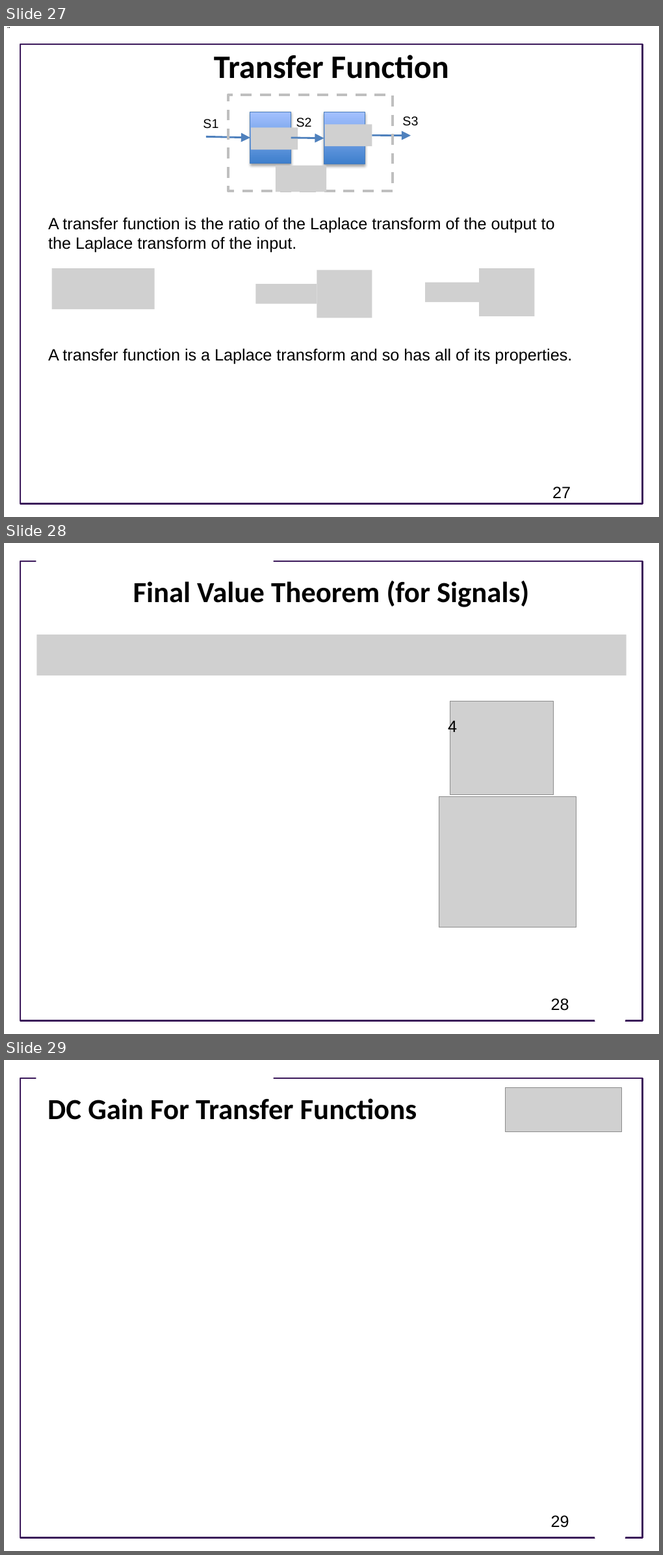
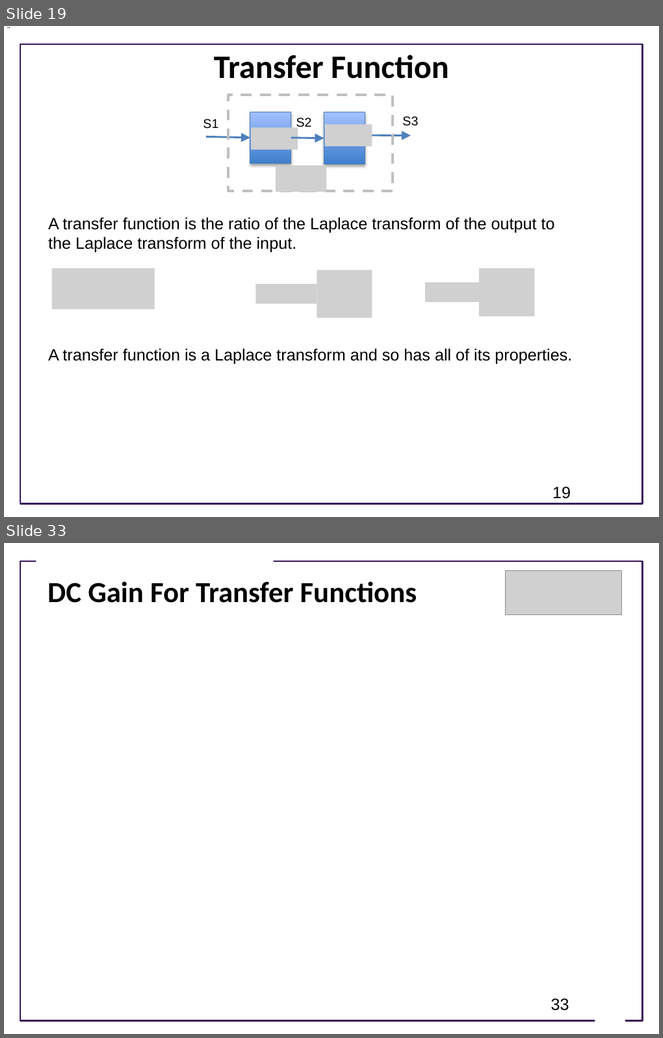
Before and after one commit to joseph-hellerstein/advanced-controls-lectures, a slide deck: lectures/lecture_09-linear_time_invariant_systems/linear_time_invariant_systems.pptx. Shown one above the other, each under a label of ours: slides 27, 28 and 29 before the commit, slides 19 and 33 after it; the slides between them are not shown. The pictures are 663x1555 and 663x1038 pixels, drawn with LibreOffice and Linux fonts; fonts in the diff are those of the drawing; grey boxes stand for pictures; background and template pictures are left out. Boxes give left, top, right and bottom in pixels: in the first picture for what was removed or moved away, otherwise in the second. Text is boxed around its words. In the diff, an @@ line names an element or a change of style, - is before the commit and + after.

```diff
--- a/lectures/lecture_09-linear_time_invariant_systems/linear_time_invariant_systems.pptx
+++ b/lectures/lecture_09-linear_time_invariant_systems/linear_time_invariant_systems.pptx
@@ slide 28 removed at <box>4,543,659,1034</box>, background #FFFFFF; not listed: 3 template elements that a slide beside it also shows @@
@@ title removed at <box>133,581,529,607</box> @@
-Final Value Theorem (for Signals)
@@ picture removed at <box>36,635,627,676</box> @@
@@ picture removed at <box>450,702,555,795</box> @@
@@ text removed at <box>448,719,457,736</box> @@
-4
@@ picture removed at <box>439,797,577,928</box> @@
@@ page number removed at <box>551,999,570,1011</box> @@
-28
@@ what was slide 27 is now slide 19 @@
@@ page number at <box>553,487,571,499</box>: text changed @@
-27
+19
@@ what was slide 29 is now slide 33 @@
@@ page number at <box>551,999,570,1011</box>: text changed @@
-29
+33
```
Also in this commit, not shown: 5 slides changed, 3 slides added, 8 other files.
